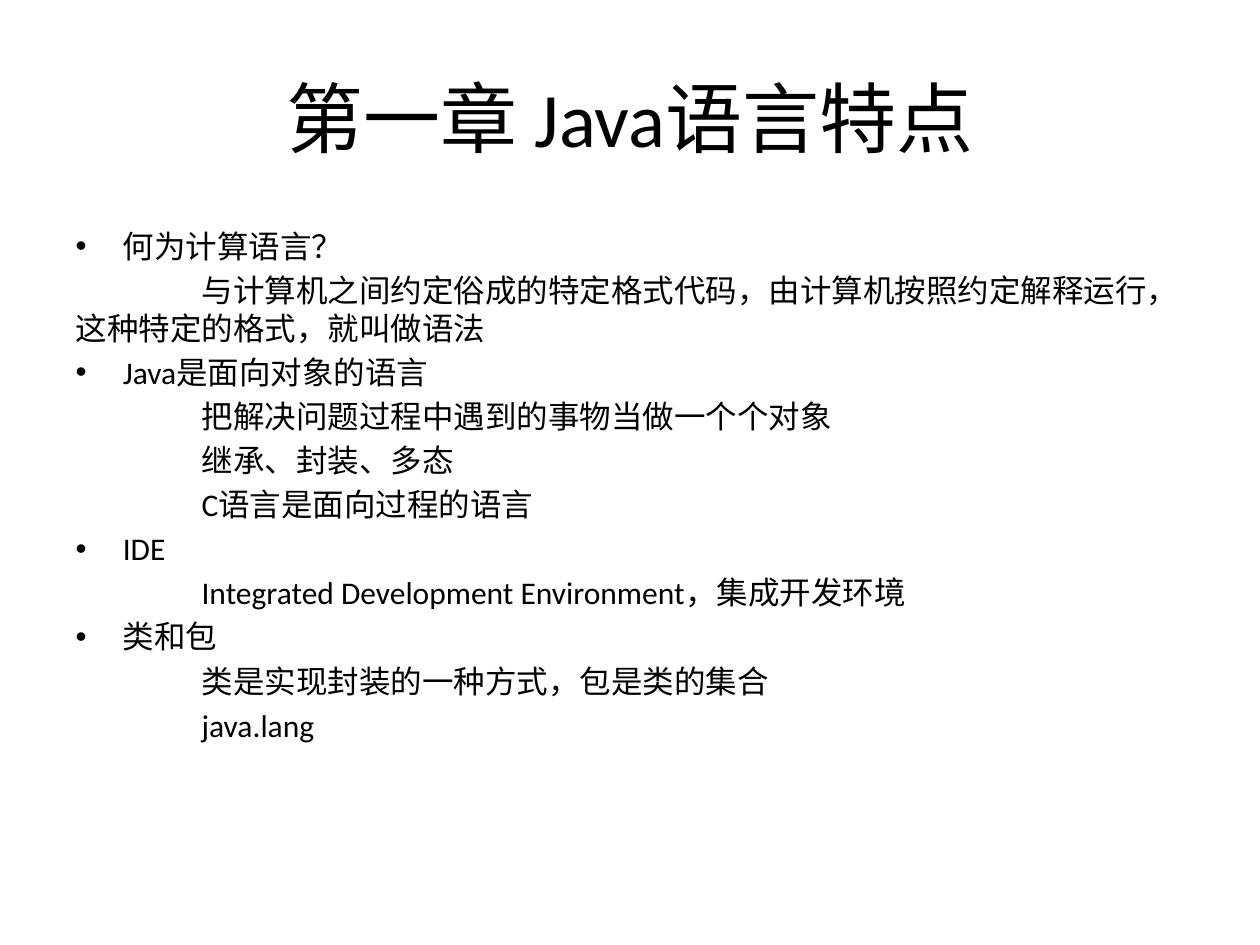
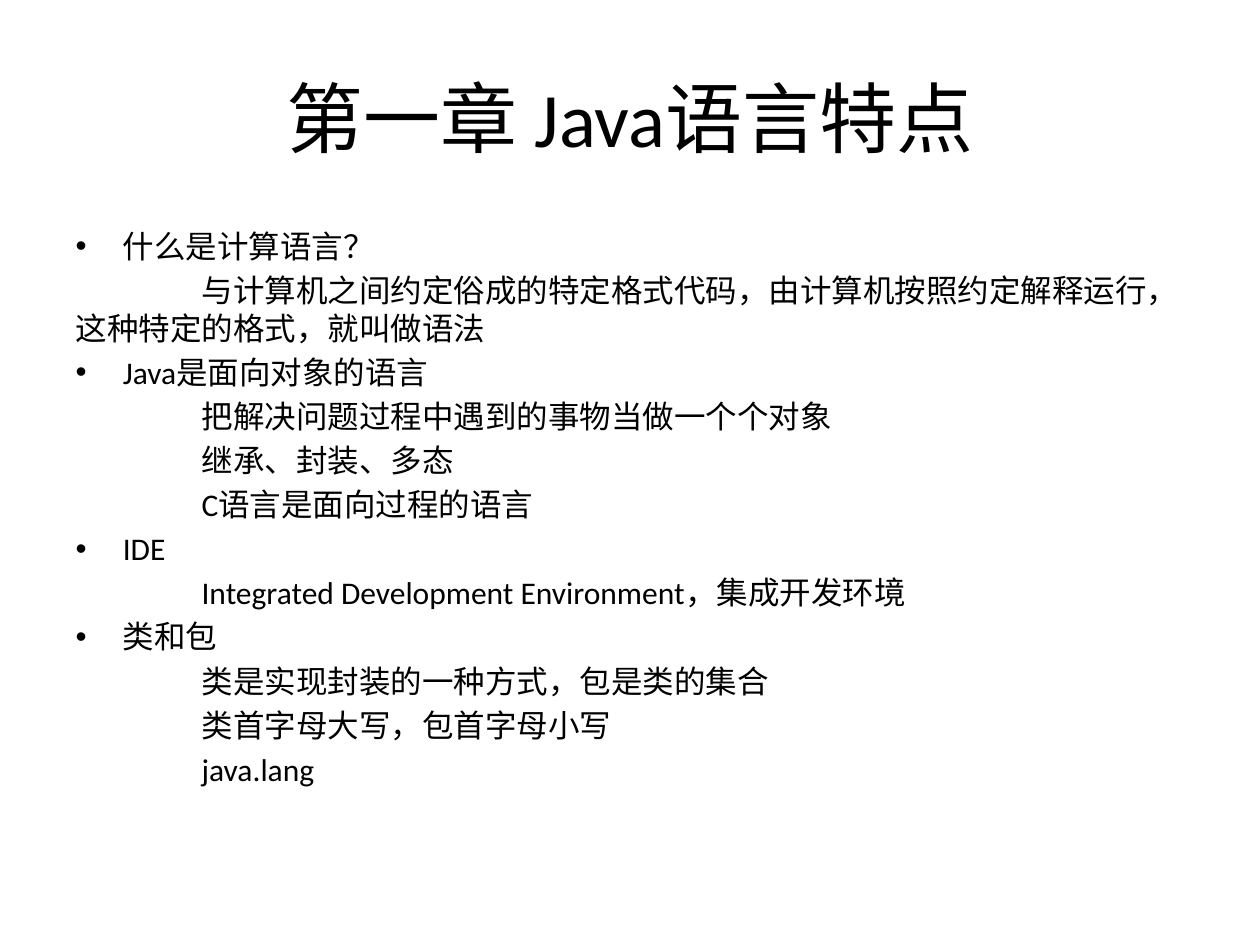
Before and after one commit to wanghongbo/APCSTeaching, a slide deck: slide 1 of 课件/Chapter1/Chapter1 Java语言特点.pptx. Drawn at 1260x945 pixels with LibreOffice and Linux fonts; fonts in the diff are those of the drawing. Boxes give left, top, right and bottom in pixels: in the first picture for what was removed or moved away, otherwise in the second. Text is boxed around its words. In the diff, an @@ line names an element or a change of style, - is before the commit and + after.

```diff
--- a/课件/Chapter1/Chapter1 Java语言特点.pptx
+++ b/课件/Chapter1/Chapter1 Java语言特点.pptx
@@ text at bbox=[123, 231, 375, 261]: text changed @@
-• 何为计算语言？
+• 什么是计算语言？
@@ text at bbox=[202, 710, 612, 740]: paragraph added @@
+类首字母大写，包首字母小写
```
Also in this commit, not shown: 3 slides added, 1 slide removed, 15 other files.
